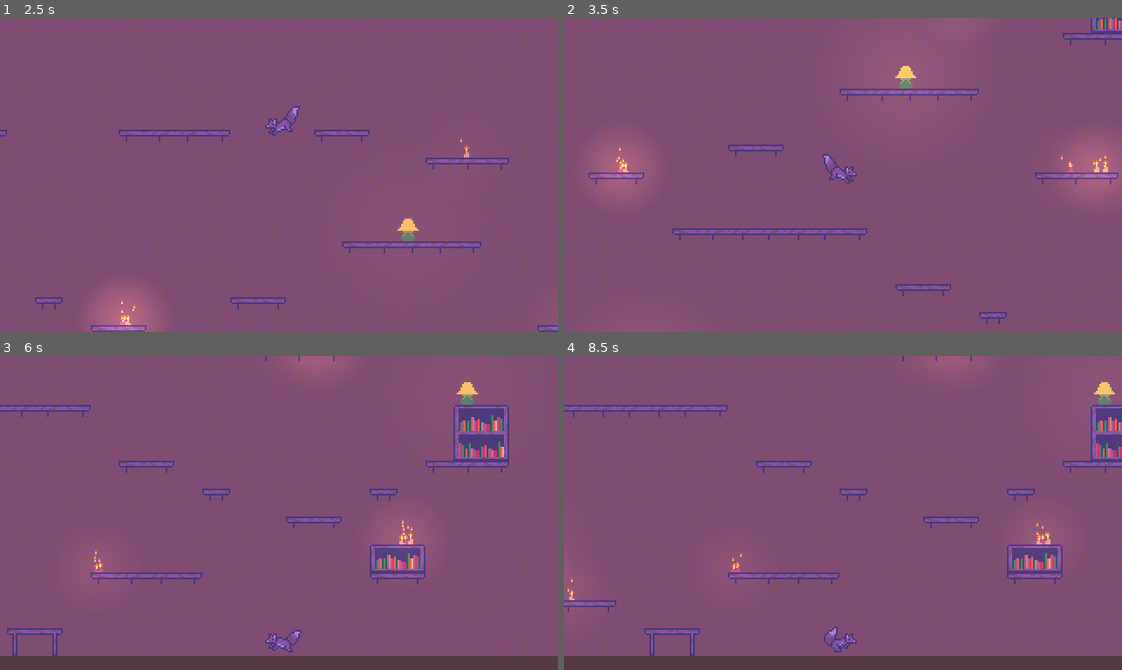
Above: before the commit, frames 1-4 (two rows, left to right).
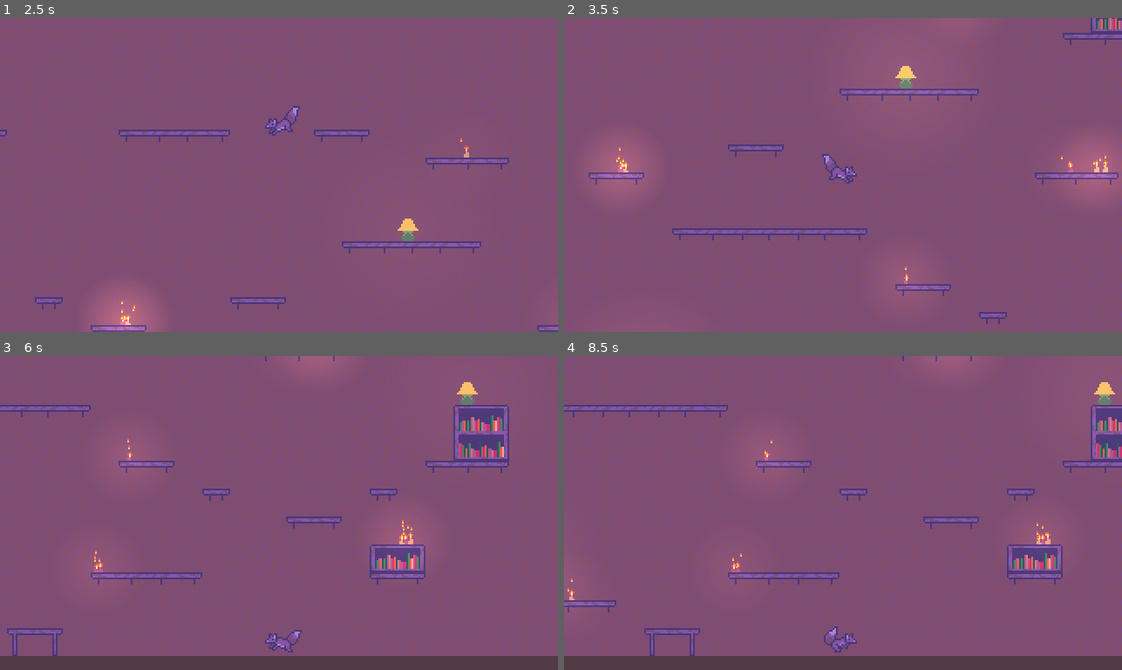
Above: after the commit, the same moments.

Repository: UniGDC/Cozy-Autumn-Game-Jam
Game: Godot game, scene res://Scenes/Main.tscn
Two runs of this game, one before a commit and one after it. Both use one fixed random seed, a clock stepped at 60 frames per second and the inputs below.
Inputs:
- Up to frame 1 (2.5 s): hold D (right) 0.53-2.03 s; tap Ctrl (interact) at 0.6, 1.35, 2.1 s; tap Space (jump) at 0.77, 1.52 s; hold A (left) from 2.03 s (still down)
- Up to frame 2 (3.5 s): release A (left) at 2.78 s; hold D (right) from 2.78 s (still down); tap Ctrl (interact) at 2.85 s; tap Space (jump) at 3.02 s
- Up to frame 3 (6 s): tap Ctrl (interact) every 0.75 s from 3.6 to 5.85 s; tap Space (jump) at 3.77, 4.52 s; release D (right) at 4.28 s; hold A (left) 4.28-5.03 s; hold D (right) 5.03-5.78 s; hold A (left) from 5.78 s (still down)
- Up to frame 4 (8.5 s): tap Space (jump) at 6.02, 6.77, 7.52 s; tap Ctrl (interact) at 6.6, 7.35, 8.1 s; release A (left) at 7.28 s; hold D (right) from 7.28 s (still down)

Frame 1 is identical in both runs. In frame 2, less than 0.1% of the frame differs, in the area x 60-63%, y 79-86%; in frame 3, less than 0.1%; in frame 4, less than 0.1%.

Commit message:
test commit

Diff:
--- a/Scenes/Main.tscn
+++ b/Scenes/Main.tscn
@@ -410,3 +410,6 @@
 
 [node name="Candle17" parent="." instance=ExtResource( 8 )]
 position = Vector2( 119, 334 )
+
+[node name="Candle19" parent="." instance=ExtResource( 8 )]
+position = Vector2( 326, 238 )
